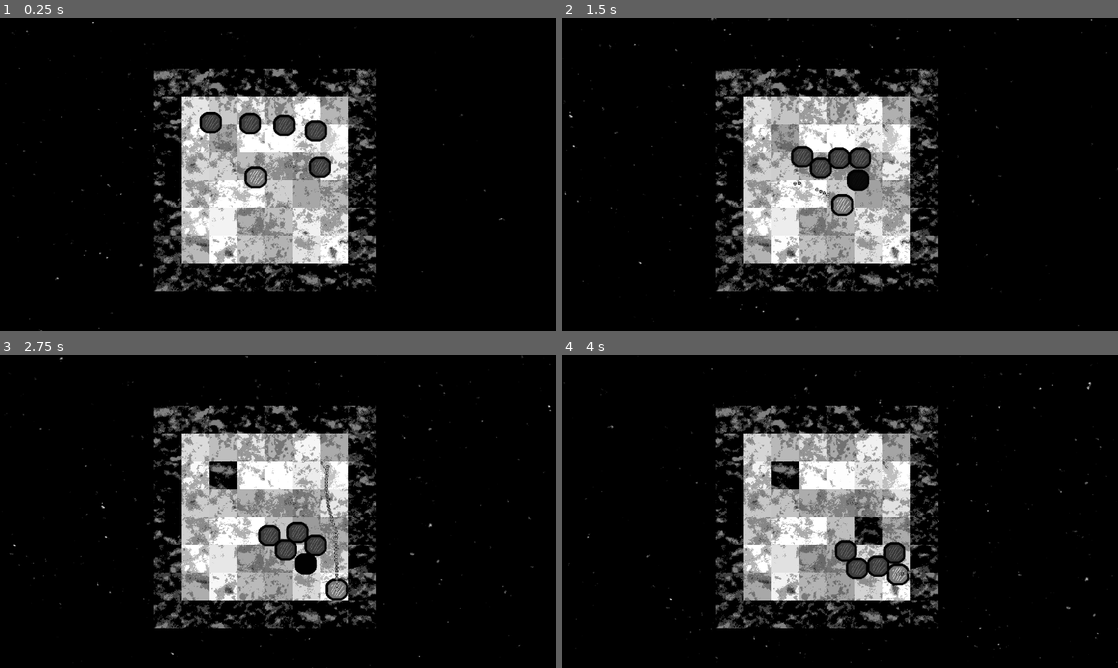
Above: before the commit, frames 1-4 (two rows, left to right).
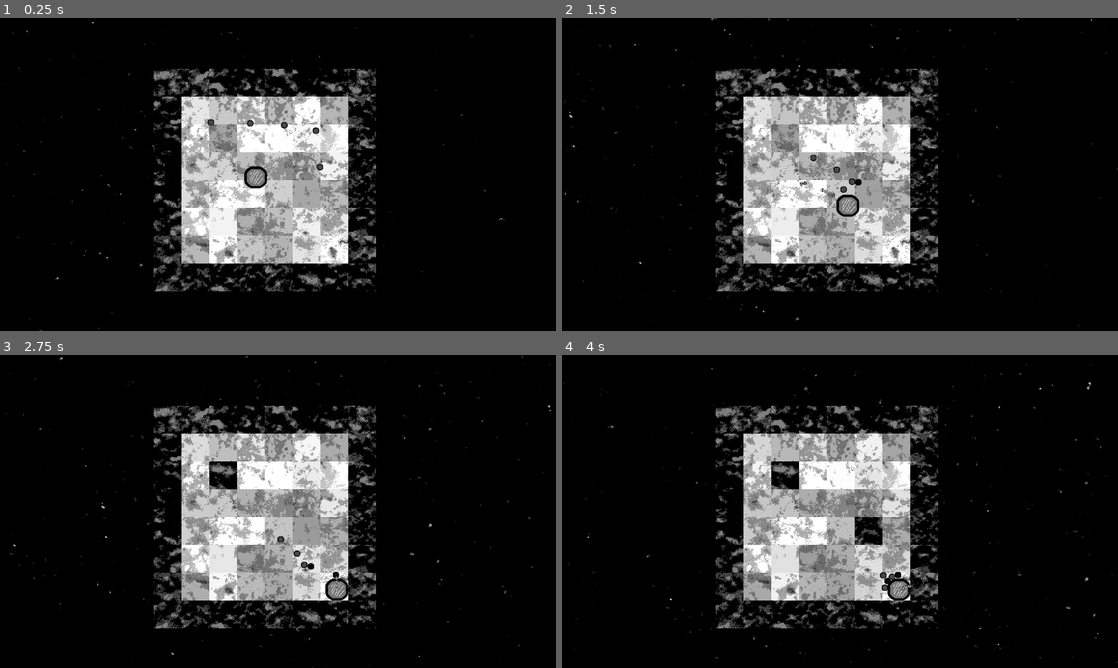
Above: after the commit, the same moments.

Repository: Indivicivet/ludumdare54
Game: Godot game, scene res://ludumdare54.tscn
The game is run twice, just before and just after one commit, with the same random seed, the same clock (stepped at 60 frames per second) and the same inputs.
Inputs (mouse positions are in pixels of both pictures, inside the frame that each line leads up to):
- Up to frame 1 (0.25 s): no input
- Up to frame 2 (1.5 s): move the mouse to (962, 158) at 0.52 s; press the mouse at (962, 158) at 0.53 s; hold Right (right) 0.53-1.28 s; move the mouse to (728, 190) at 1.27 s; release the mouse at (728, 190) at 1.28 s; hold Down (down) from 1.28 s (still down); click (728, 190) at 1.35 s
- Up to frame 3 (2.75 s): move the mouse to (333, 442) at 2.02 s; release Down (down) at 2.03 s; press the mouse at (333, 442) at 2.03 s; hold Right (right) from 2.03 s (still down)
- Up to frame 4 (4 s): move the mouse to (812, 574) at 2.77 s; release Right (right) at 2.78 s; release the mouse at (812, 574) at 2.78 s; hold Up (up) 2.78-3.53 s; click (812, 574) at 2.85 s; move the mouse to (1006, 558) at 3.52 s; press the mouse at (1006, 558) at 3.53 s; hold Left (left) from 3.53 s (still down)

The runs differ from the first frame. In frame 1, 1.2% of the frame differs, in the area x 35-60%, y 30-52%; in frame 2, 1.5%, in the area x 41-56%, y 40-64%; in frame 3, 1.4%; in frame 4, 1.4%.

Commit message:
make enemies much smaller

Diff:
--- a/enemy_type_1.tscn
+++ b/enemy_type_1.tscn
@@ -4,7 +4,7 @@
 [ext_resource type="Texture2D" uid="uid://dyql1ycffaje6" path="res://graphics/player0001.png" id="2_7m1hb"]
 
 [sub_resource type="CircleShape2D" id="CircleShape2D_n466h"]
-radius = 24.0208
+radius = 7.07107
 
 [node name="enemy_type1" type="CharacterBody2D"]
 position = Vector2(746, 245)
@@ -12,6 +12,7 @@
 
 [node name="Sprite2D" type="Sprite2D" parent="."]
 modulate = Color(0.501961, 0.501961, 0.501961, 1)
+scale = Vector2(0.29, 0.29)
 texture = ExtResource("2_7m1hb")
 
 [node name="CollisionShape2D" type="CollisionShape2D" parent="."]
